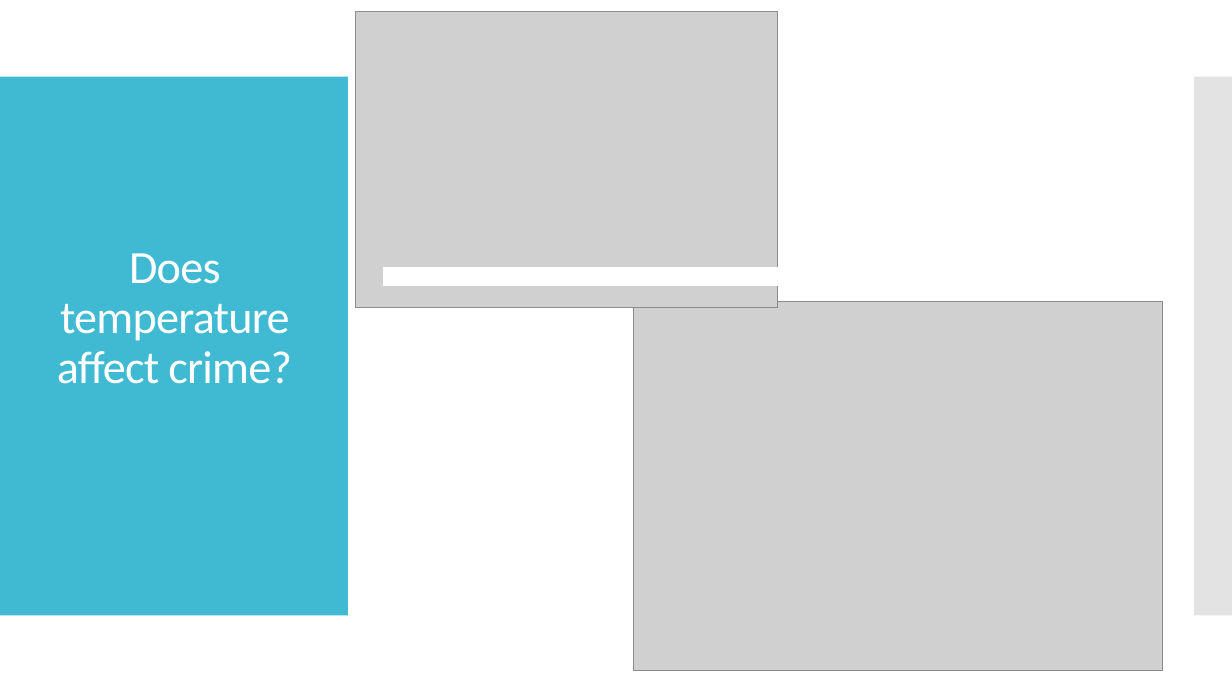
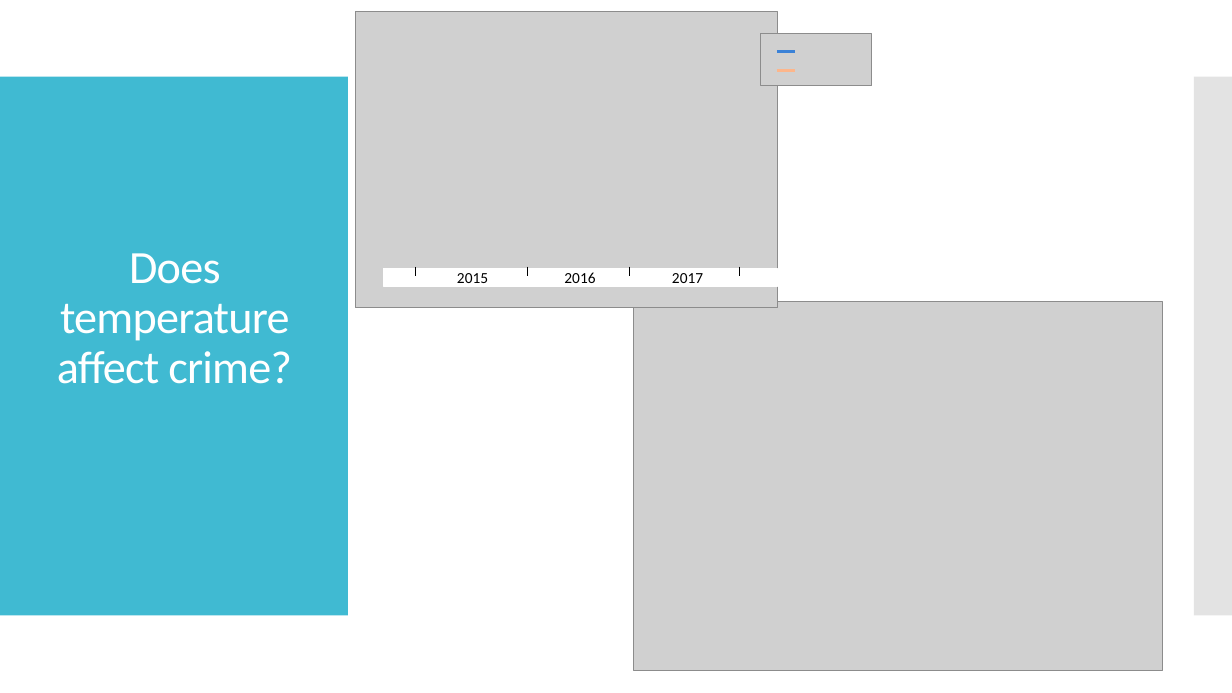
Before and after one commit to minxstm/Bootcamp_Project_1, a slide deck: slide 8 of Weather and Crime Data Analysis Presentation.pptx. Drawn at 1232x693 pixels with LibreOffice and Linux fonts; fonts in the diff are those of the drawing; grey boxes stand for pictures. Boxes give left, top, right and bottom in pixels: in the first picture for what was removed or moved away, otherwise in the second. Text is boxed around its words. In the diff, an @@ line names an element or a change of style, - is before the commit and + after.

```diff
--- a/Weather and Crime Data Analysis Presentation.pptx
+++ b/Weather and Crime Data Analysis Presentation.pptx
@@ picture added at <box>761,34,872,86</box> @@
@@ line added from (777, 52) to (796, 52), #3B82D7 2 pt @@
@@ line added from (777, 71) to (796, 71), #FDB68B 2 pt @@
@@ line added from (416, 267) to (416, 276), #000000 0.75 pt @@
@@ line added from (528, 267) to (528, 275), #000000 0.75 pt @@
@@ line added from (629, 267) to (629, 275), #000000 0.75 pt @@
@@ line added from (739, 267) to (739, 275), #000000 0.75 pt @@
@@ text in rectangle at <box>457,272,703,288</box>: text added @@
+2015 2016 2017
```
Also in this commit, not shown: 1 other slide changed, 1 other file.
